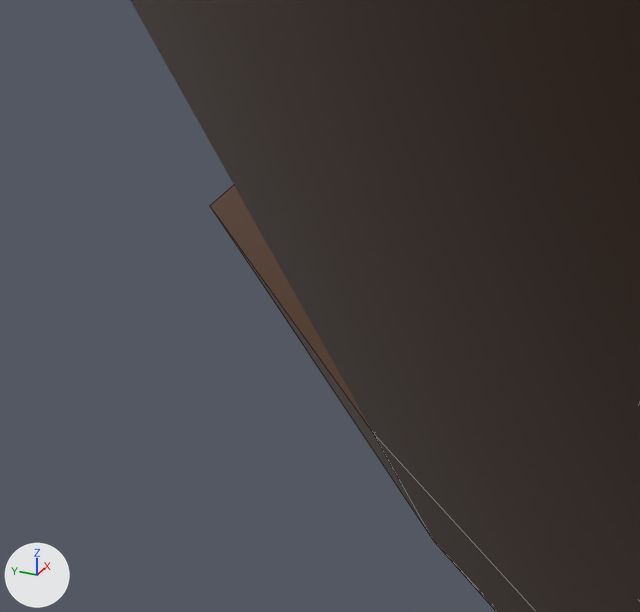
The Blender file Assets/Models/Models.blend, before and after one commit.
The view is the same before and after, from a 50 mm camera at (-0.358, -0.199, 0.216) aimed at (0.033, -0.023, 0.021). Every picture has the same lights, and +X, +Y and +Z are marked at lower left. Mesh edges are drawn as thin lines.

In view in the first picture: 'Stick A'.
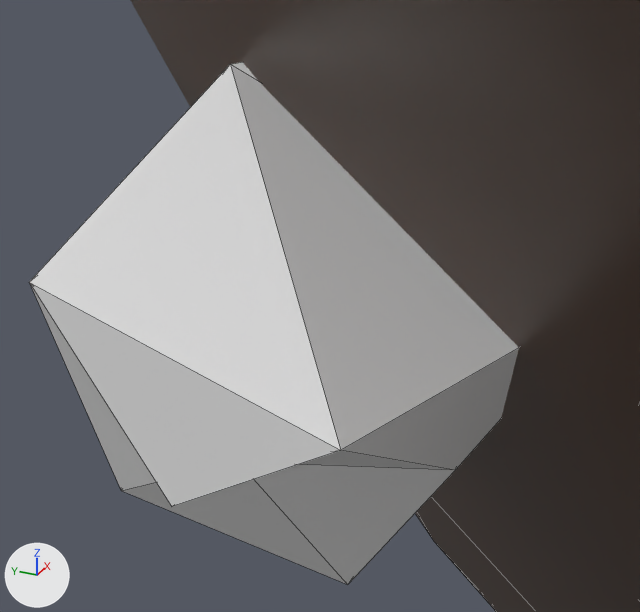
Commit message: Working on slime particles

Scene script edits in JSON lines:
```json
{"op": "add", "block": "me_slime_particle", "code": ["me_slime_particle = bpy.data.meshes.new('Slime Particle')", "me_slime_particle.from_pydata([(-0.016, 0.082, -0.097), (0.043, -0.167, 0.049), (-0.06, 0.087, 0.051), (0.079, 0.125, 0.048), (0.134, -0.034, 0.04), (-0.008, 0.002, 0.15), (0.044, -0.037, -0.173), (0.018, -0.106, -0.051), (0.194, -0.075, -0.108), (-0.041, -0.012, -0.035), (0.056, 0.052, -0.047), (-0.158, -0.116, 0.071), (-0.114, -0.023, -0.008), (0.069, -0.056, 0.16)], [], [(6, 9, 0), (0, 9, 2), (8, 4, 1), (7, 1, 11), (0, 2, 3), (10, 3, 4), (1, 4, 13), (11, 1, 5), (2, 11, 5), (3, 2, 5), (4, 3, 13), (13, 3, 5), (5, 1, 13), (12, 11, 2), (10, 0, 3), (2, 9, 12), (12, 9, 11), (9, 7, 11), (7, 8, 1), (8, 10, 4), (6, 0, 10), (6, 7, 9), (8, 6, 10), (6, 8, 7)])"]}
{"op": "add", "block": "ob_slime_particle", "code": ["ob_slime_particle = bpy.data.objects.new('Slime Particle', me_slime_particle)", "ob_slime_particle.location = (0.0, 0.0, 0.0)"]}
```

What differs and where, as boxes (x1, y1, x2, y2) in the pictures (640 x 612 px):
```json
{"object": "Slime Particle", "change": "added", "after": [29, 62, 519, 584]}
```
